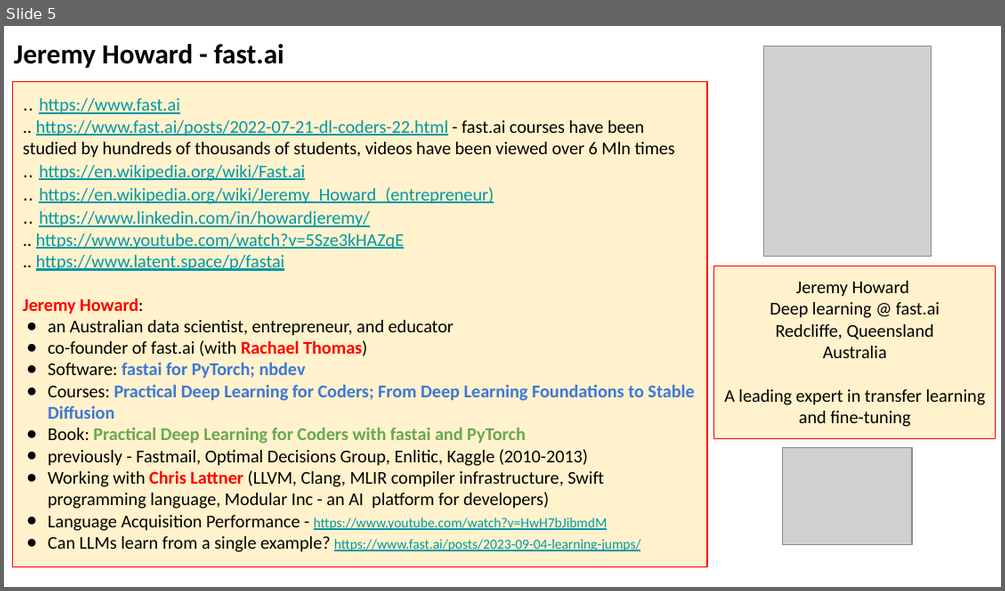
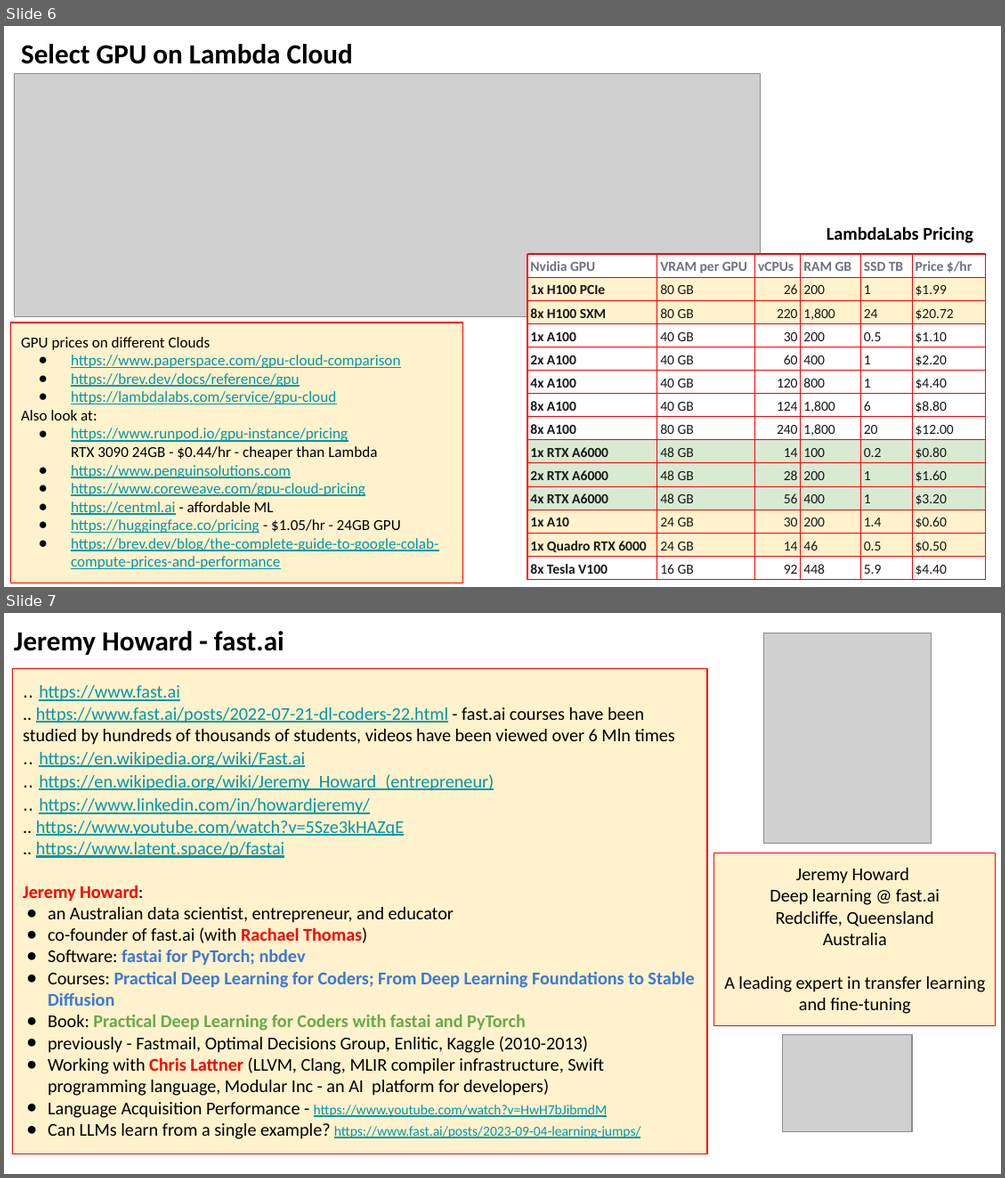
Before and after one commit to vitalmix/seminar, a slide deck: 2023/2023-10-27-AI-Updates.pptx. Shown one above the other, each under a label of ours: slide 5 before the commit, slides 6 and 7 after it. The pictures are 1005x591 and 1005x1178 pixels, drawn with LibreOffice and Linux fonts; fonts in the diff are those of the drawing; grey boxes stand for pictures. Boxes give left, top, right and bottom in pixels: in the first picture for what was removed or moved away, otherwise in the second. Text is boxed around its words. In the diff, an @@ line names an element or a change of style, - is before the commit and + after.

```diff
--- a/2023/2023-10-27-AI-Updates.pptx
+++ b/2023/2023-10-27-AI-Updates.pptx
@@ slide 6 added at (x1=4, y1=26, x2=1001, y2=587), background #FFFFFF @@
@@ text added at (x1=21, y1=44, x2=353, y2=64), 20 pt, text #000000, bold @@
+Select GPU on Lambda Cloud
@@ picture added at (x1=14, y1=74, x2=760, y2=317) @@
@@ text added at (x1=826, y1=226, x2=973, y2=243), 13 pt, text #000000, bold @@
+LambdaLabs Pricing
@@ table added at (x1=527, y1=254, x2=986, y2=579), 14 rows, 6 columns @@
+Nvidia GPU | VRAM per GPU | vCPUs | RAM GB | SSD TB | Price $/hr
+1x H100 PCIe | 80 GB | 26 | 200 | 1 | $1.99
+8x H100 SXM | 80 GB | 220 | 1,800 | 24 | $20.72
+1x A100 | 40 GB | 30 | 200 | 0.5 | $1.10
+2x A100 | 40 GB | 60 | 400 | 1 | $2.20
+4x A100 | 40 GB | 120 | 800 | 1 | $4.40
+8x A100 | 40 GB | 124 | 1,800 | 6 | $8.80
+8x A100 | 80 GB | 240 | 1,800 | 20 | $12.00
+1x RTX A6000 | 48 GB | 14 | 100 | 0.2 | $0.80
+2x RTX A6000 | 48 GB | 28 | 200 | 1 | $1.60
+4x RTX A6000 | 48 GB | 56 | 400 | 1 | $3.20
+1x A10 | 24 GB | 30 | 200 | 1.4 | $0.60
+1x Quadro RTX 6000 | 24 GB | 14 | 46 | 0.5 | $0.50
+8x Tesla V100 | 16 GB | 92 | 448 | 5.9 | $4.40
@@ rectangle added at (x1=11, y1=322, x2=462, y2=582), fill #FFF2CC, outline #FF0000 0.75 pt, 11 pt, text #0097A7, underline @@
+GPU prices on different Clouds
+● https://www.paperspace.com/gpu-cloud-comparison
+● https://brev.dev/docs/reference/gpu
+● https://lambdalabs.com/service/gpu-cloud
+Also look at:
+● https://www.runpod.io/gpu-instance/pricing
+  RTX 3090 24GB - $0.44/hr - cheaper than Lambda
+● https://www.penguinsolutions.com
+● https://www.coreweave.com/gpu-cloud-pricing
+● https://centml.ai - affordable ML
+● https://huggingface.co/pricing - $1.05/hr - 24GB GPU
+● https://brev.dev/blog/the-complete-guide-to-google-colab-compute-prices-and-performance
@@ what was slide 5 is now slide 7 @@
```
Also in this commit, not shown: 11 slides changed, 6 other slides added, 3 slides removed.
